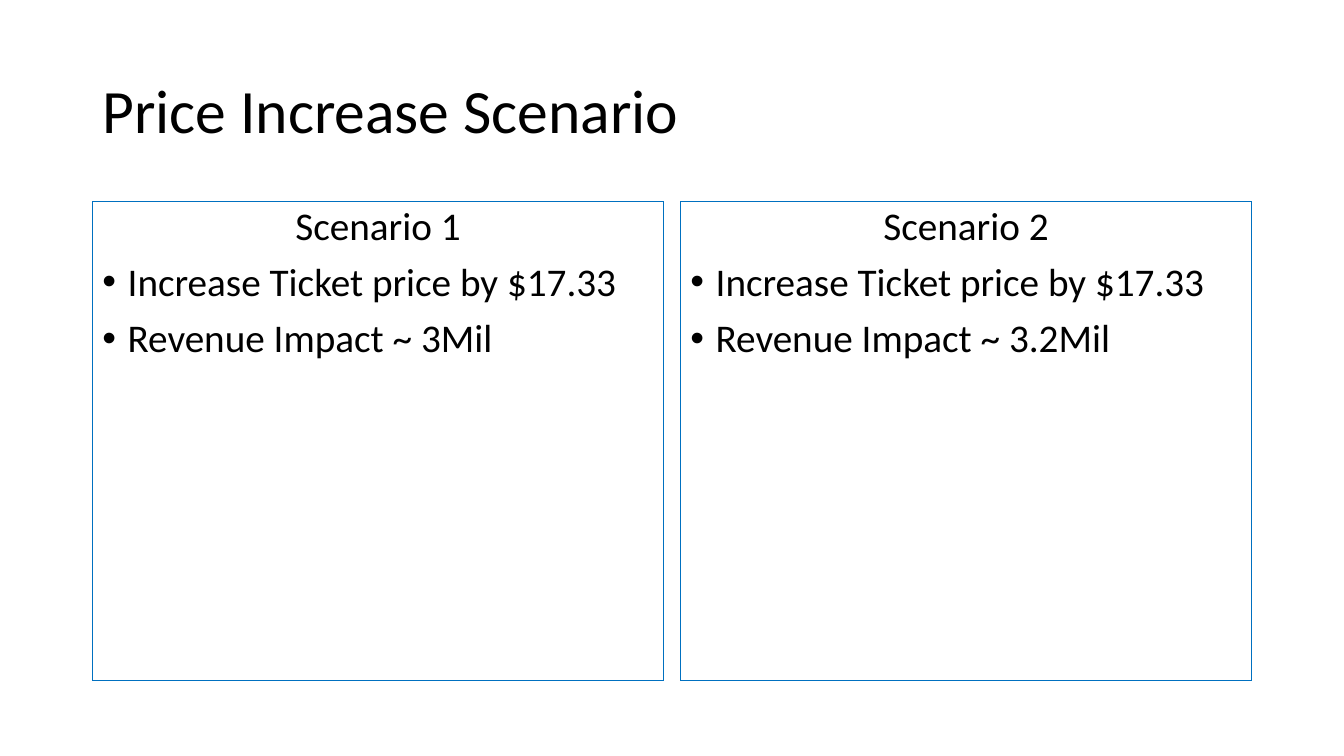
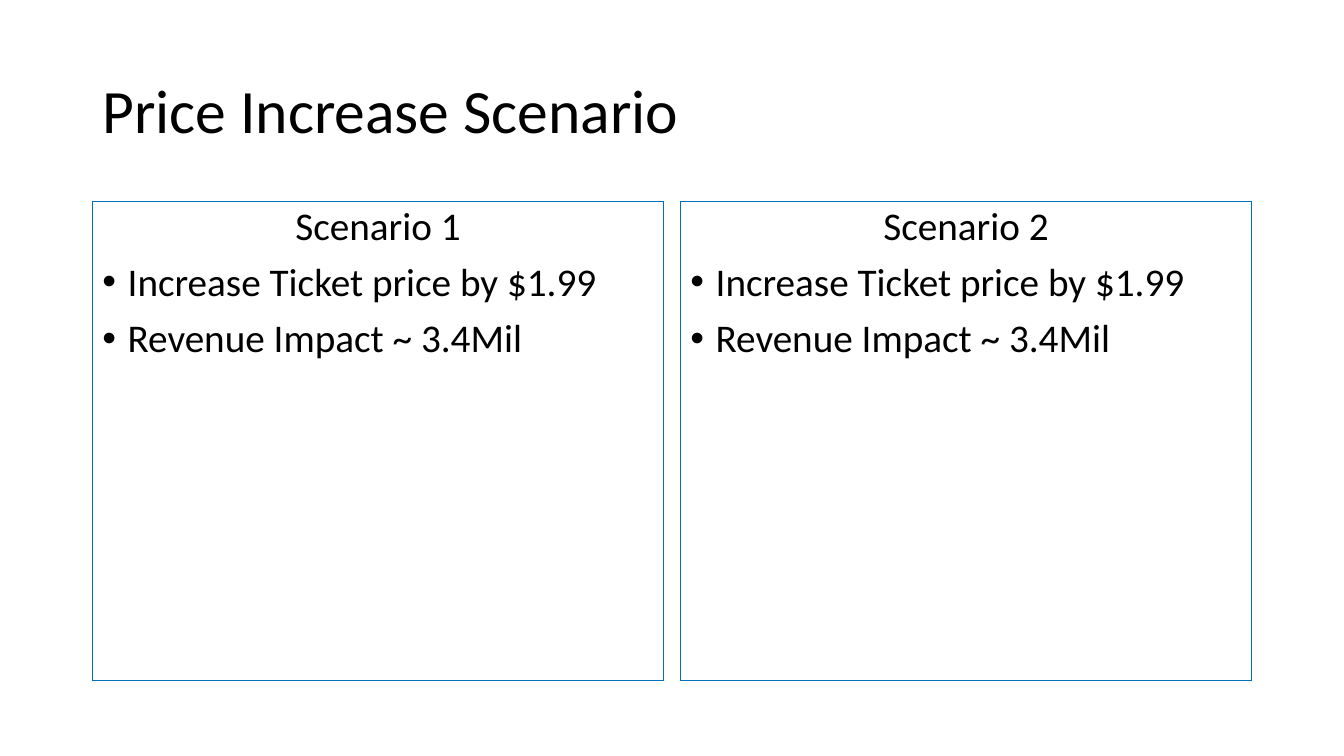
Before and after one commit to kcnsd24/springboardlib, a slide deck: slide 5 of Big Mountain Capstone Project.pptx. Drawn at 1344x756 pixels with LibreOffice and Linux fonts; fonts in the diff are those of the drawing. Boxes give left, top, right and bottom in pixels: in the first picture for what was removed or moved away, otherwise in the second. Text is boxed around its words. In the diff, an @@ line names an element or a change of style, - is before the commit and + after.

```diff
--- a/Big Mountain Capstone Project.pptx
+++ b/Big Mountain Capstone Project.pptx
@@ text at (128, 268, 596, 359): text changed @@
-• Increase Ticket price by $17.33
-• Revenue Impact ~ 3Mil
+• Increase Ticket price by $1.99
+• Revenue Impact ~ 3.4Mil
@@ text at (716, 268, 1184, 359): text changed @@
-• Increase Ticket price by $17.33
-• Revenue Impact ~ 3.2Mil
+• Increase Ticket price by $1.99
+• Revenue Impact ~ 3.4Mil
```
Also in this commit, not shown: 1 other file.
